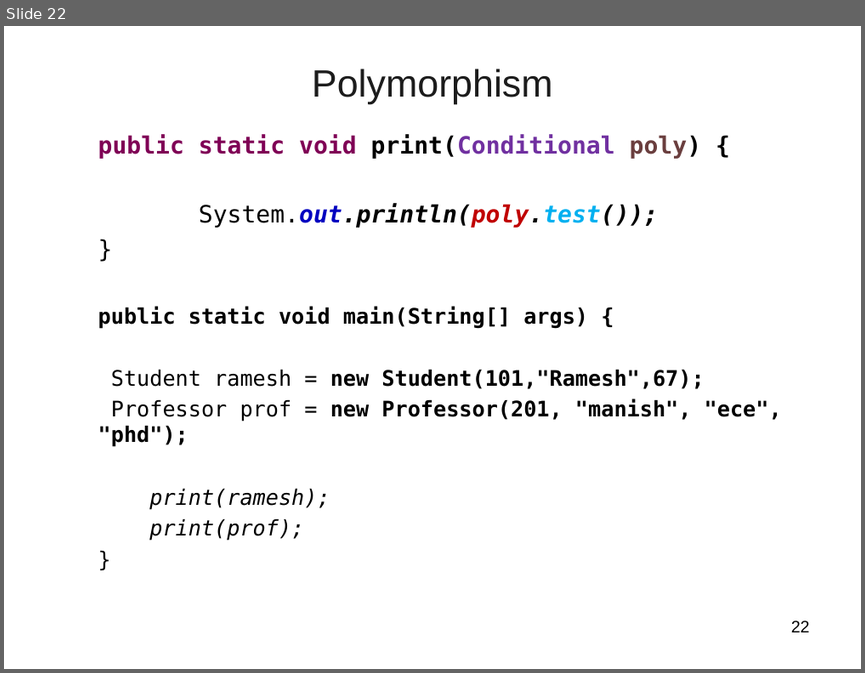
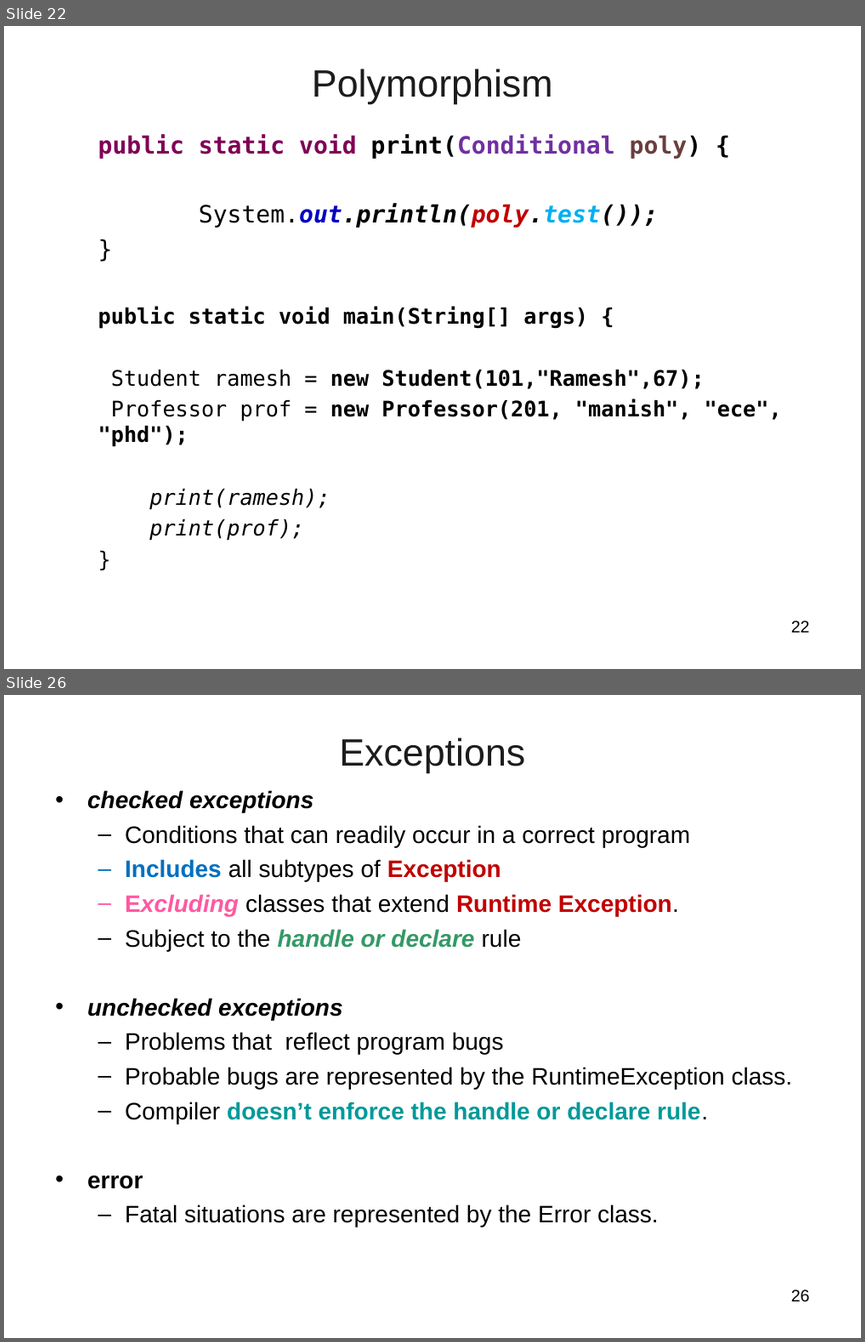
Before and after one commit to vatsanTraining/training_sept_2023, a slide deck: Java_Day_Two.ppt. Shown one above the other, each under a label of ours: slide 22 before the commit, slides 22 and 26 after it; the slides between them are not shown. The pictures are 865x673 and 865x1342 pixels, drawn with LibreOffice and Linux fonts; fonts in the diff are those of the drawing; background and template pictures are left out. Boxes give left, top, right and bottom in pixels: in the first picture for what was removed or moved away, otherwise in the second. Text is boxed around its words. In the diff, an @@ line names an element or a change of style, - is before the commit and + after.

```diff
--- a/Java_Day_Two.ppt
+++ b/Java_Day_Two.ppt
@@ slide 26 added at box(4, 695, 861, 1338), background picture (left out) @@
@@ title added at box(339, 737, 525, 773), 32 pt, text #1C1C1C @@
+Exceptions
@@ text added at box(87, 790, 793, 1227), 20 pt, text #000000 @@
+• checked exceptions
+  – Conditions that can readily occur in a correct program
+  – Includes all subtypes of Exception
+  – Excluding classes that extend Runtime Exception.
+  – Subject to the handle or declare rule
+• unchecked exceptions
+  – Problems that reflect program bugs
+  – Probable bugs are represented by the RuntimeException class.
+  – Compiler doesn’t enforce the handle or declare rule.
+• error
+  – Fatal situations are represented by the Error class.
@@ page number added at box(791, 1289, 810, 1302), 14 pt, text #000000 @@
+26
```
Also in this commit, not shown: 61 other slides added, 5 slides removed, 5 other files.
